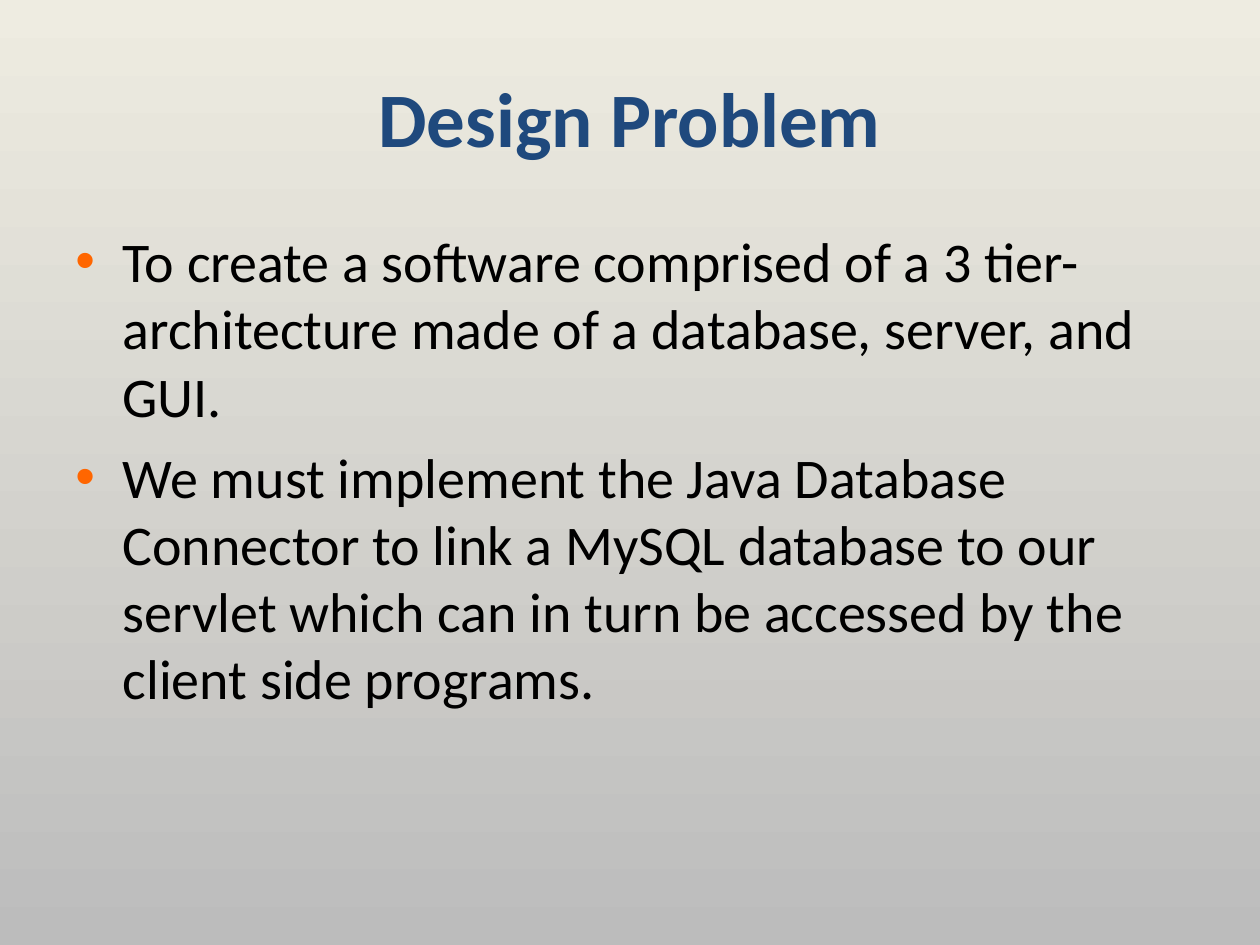
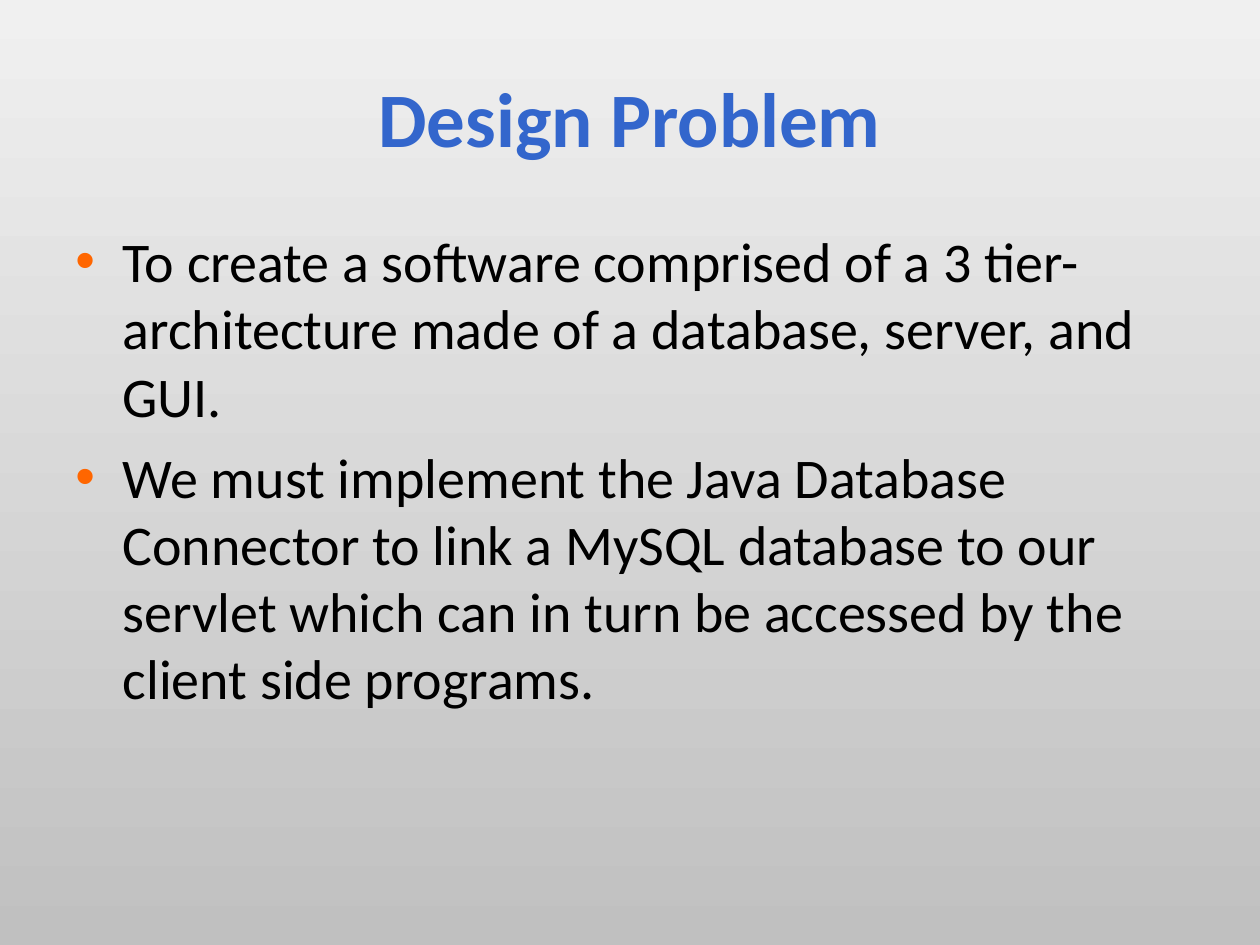
Before and after one commit to aajackson/Creepers, a slide deck: slide 2 of Documentation/MyFavs Presentation.ppt. Drawn at 1260x945 pixels with LibreOffice and Linux fonts; fonts in the diff are those of the drawing. Boxes give left, top, right and bottom in pixels: in the first picture for what was removed or moved away, otherwise in the second. Text is boxed around its words. In the diff, an @@ line names an element or a change of style, - is before the commit and + after.

```diff
--- a/Documentation/MyFavs Presentation.ppt
+++ b/Documentation/MyFavs Presentation.ppt
@@ background gradient #EEECE1 to #BCBCBC to gradient #F0F0F0 to #C0C0C0 @@
@@ title "Design Problem" at (378, 93, 880, 160): text colour #1F497D to #3366CC @@
```
Also in this commit, not shown: 13 other slides changed.
